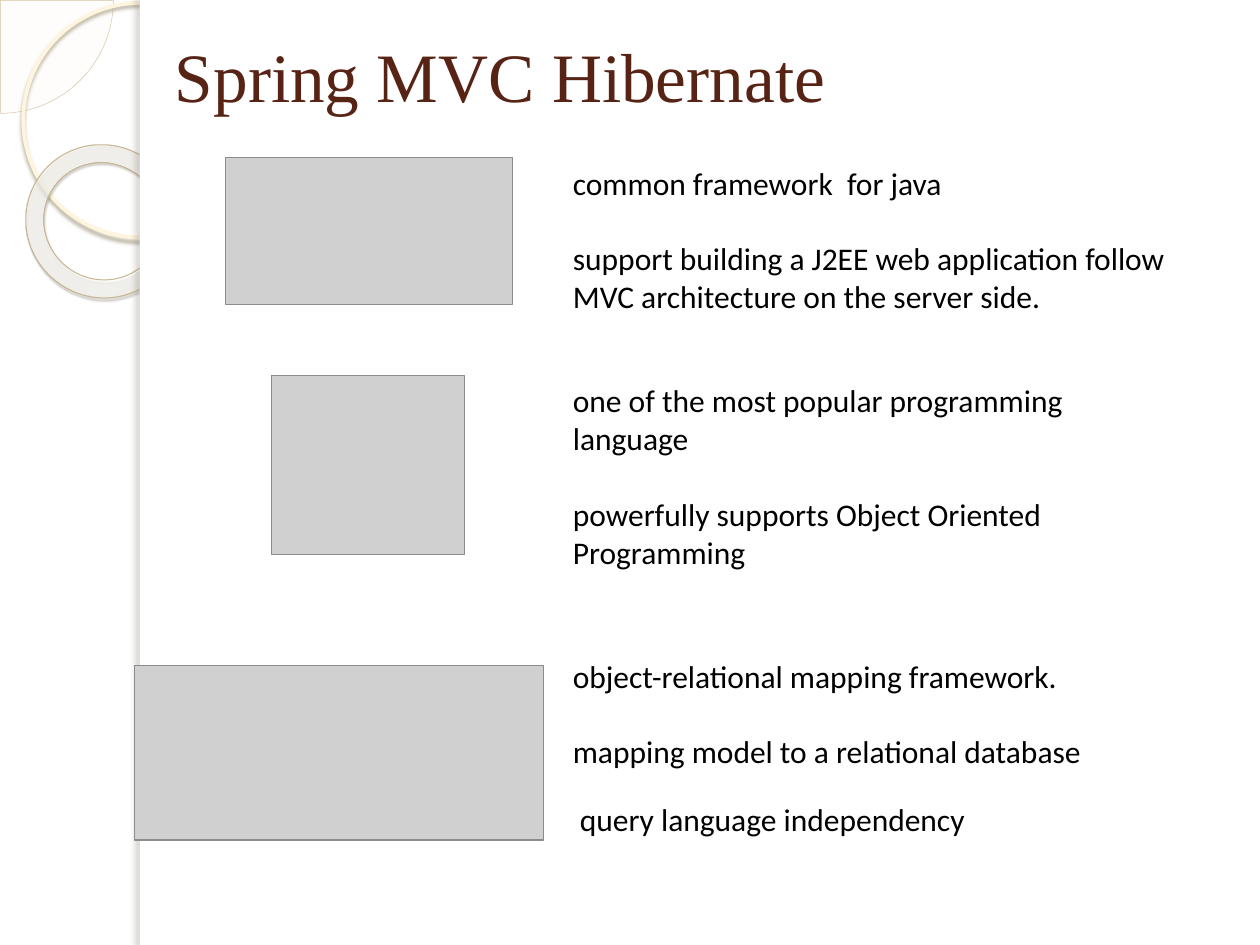
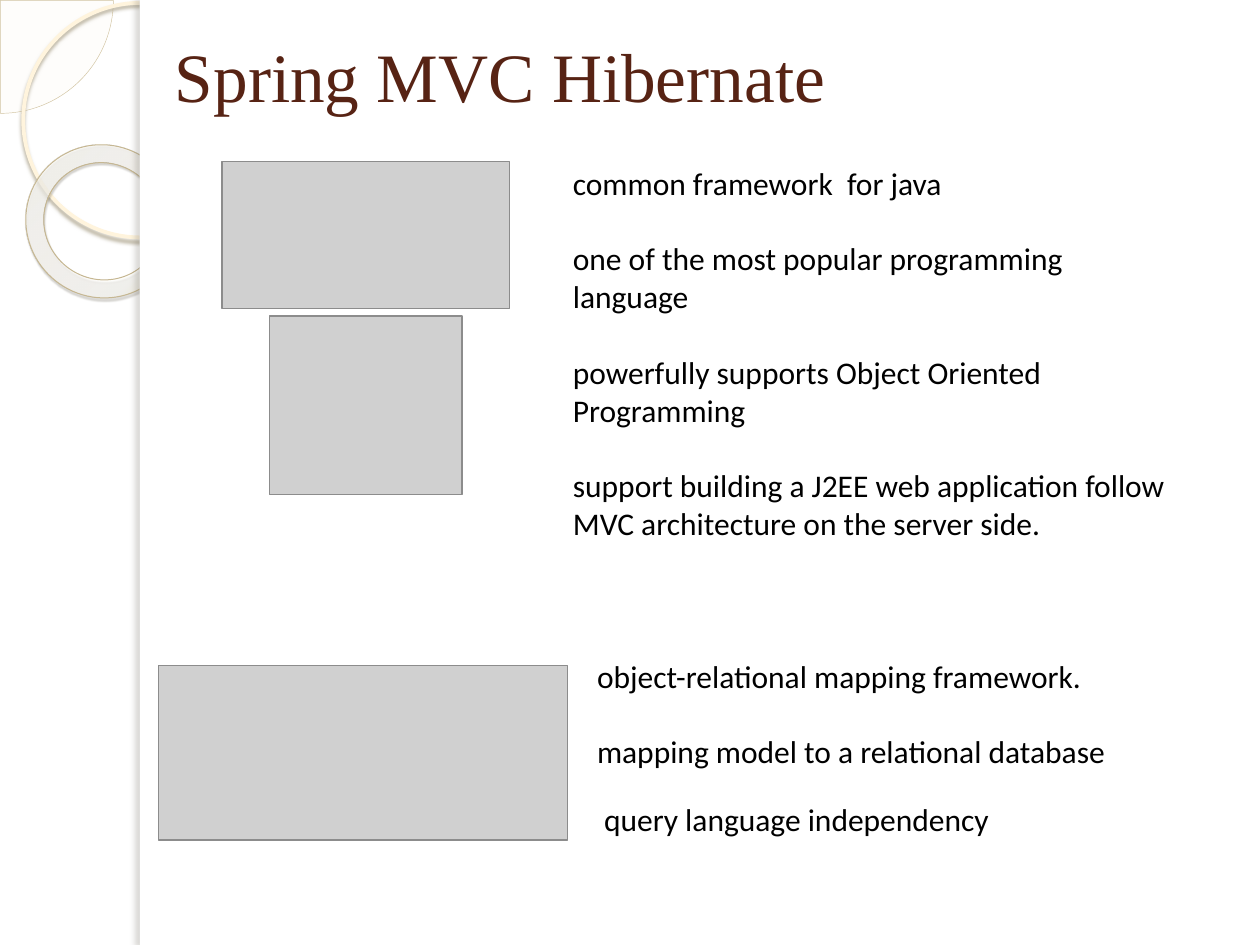
Before and after one commit to dohungcuongdev/thesis-documentation, a slide deck: slide 7 of Thesis-review.pptx. Drawn at 1260x945 pixels with LibreOffice and Linux fonts; fonts in the diff are those of the drawing; grey boxes stand for pictures; background and template pictures are left out. Boxes give left, top, right and bottom in pixels: in the first picture for what was removed or moved away, otherwise in the second. Text is boxed around its words. In the diff, an @@ line names an element or a change of style, - is before the commit and + after.

Commit message:
change power point for thesis def

```diff
--- a/Thesis-review.pptx
+++ b/Thesis-review.pptx
@@ picture: place and size @@
-picture at bbox=[226, 158, 513, 305]
+picture at bbox=[222, 161, 509, 309]
@@ text at bbox=[573, 248, 1063, 428]: paragraphs added @@
+one of the most popular programming language
+powerfully supports Object Oriented Programming
@@ picture: place and size @@
-picture at bbox=[272, 375, 465, 554]
+picture at bbox=[270, 316, 462, 495]
@@ text removed at bbox=[573, 390, 1063, 570] @@
-one of the most popular programming language
-powerfully supports Object Oriented Programming
@@ 3 texts, 1 picture: place and size @@
-3 texts, 1 picture at bbox=[134, 665, 1080, 840]
+3 texts, 1 picture at bbox=[159, 665, 1105, 840]
```
Also in this commit, not shown: 2 other slides changed, 1 slide added, 3 slides removed, 1 other file.
